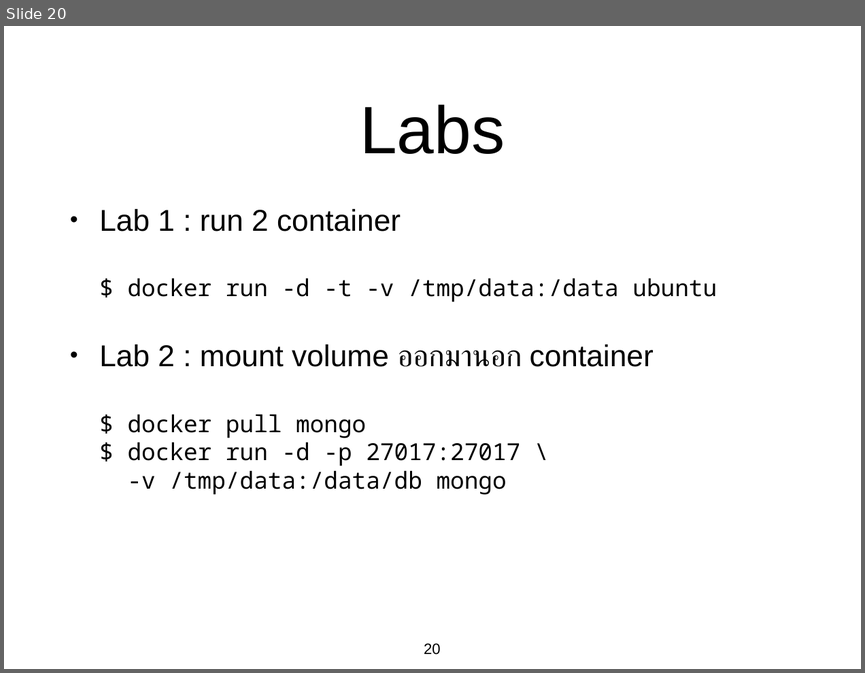
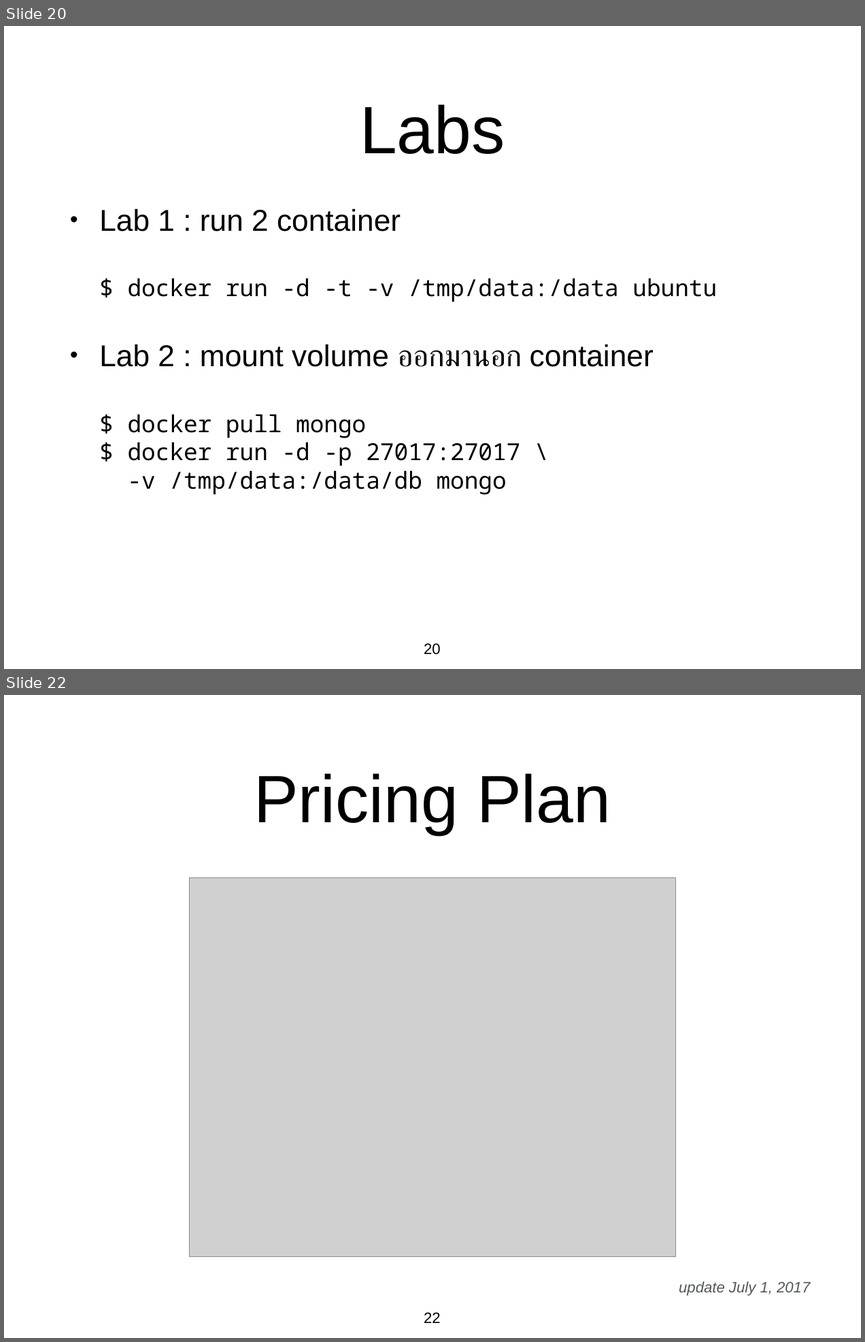
Before and after one commit to olarn/Docker-Training, a slide deck: Powerpoint/02.Docker.pptx. Shown one above the other, each under a label of ours: slide 20 before the commit, slides 20 and 22 after it; the slides between them are not shown. The pictures are 865x673 and 865x1342 pixels, drawn with LibreOffice and Linux fonts; fonts in the diff are those of the drawing; grey boxes stand for pictures. Boxes give left, top, right and bottom in pixels: in the first picture for what was removed or moved away, otherwise in the second. Text is boxed around its words. In the diff, an @@ line names an element or a change of style, - is before the commit and + after.

```diff
--- a/Powerpoint/02.Docker.pptx
+++ b/Powerpoint/02.Docker.pptx
@@ slide 22 added at (x1=4, y1=695, x2=861, y2=1338), background #FFFFFF @@
@@ title added at (x1=254, y1=773, x2=611, y2=834), 80 pt, text #000000 @@
+Pricing Plan
@@ picture added at (x1=190, y1=877, x2=675, y2=1257) @@
@@ text added at (x1=679, y1=1281, x2=810, y2=1295), 18 pt, text #53585F, italic @@
+update July 1, 2017
@@ page number added at (x1=424, y1=1312, x2=441, y2=1323), 18 pt, text #000000 @@
+22
```
Also in this commit, not shown: 2 other slides added, 3 other files.
